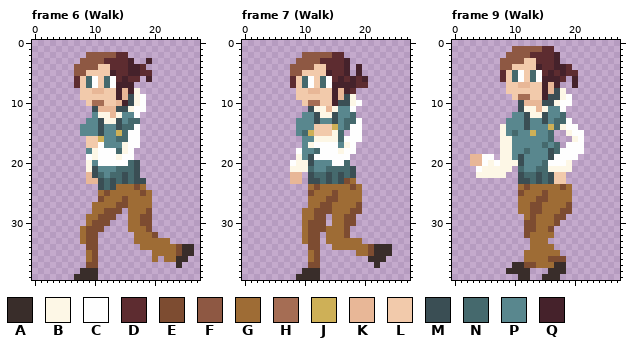
Two states of a pixel-art file, src/Assets/Sprites/robin.aseprite. This is how it looked before the edit.
28x42 pixels, 9 frames. Pixels under 10% opacity are left out. Shown: frame 6 (Walk), frame 7 (Walk), frame 9 (Walk). The old version is drawn lined up with the new one, on the new canvas. The commit also changed other frames, which this record leaves out.
Visible layers, top first: "Near Arm", "Near Leg", "Body", "Head", "Far Arm", "Far Leg".
Palette (. is transparent): A #392d2a  B #fdf7e6  C #fefefe  D #5d2c30  E #7d4c31  F #8e5843  G #9e6c35  H #a56d54  J #ceb057  K #e8b797  L #f2caab  M #3a4e54  N #45696d  P #59878e  Q #45222b
Pixels before, frame 6 (Walk), first column x 7:
 2 ..FFFFFDD...........
 3 .FFFFDDDDQ..Q.......
 4 FFFFLLDDDQQD........
 5 FFLLLLQDDQQDD.......
 6 DLNCLNCDQDD.Q.......
 7 DLNCLNCQQQ..........
 8 .LLKKLLQKQB.........
 9 .LLLLLLQKMBC........
10 ..LHHLLKQMBC........
11 ...MKKKMMBCC........
12 ...PBBKBPPC.........
13 ..PPMBBMPNN.........
14 .PPPMPPMNNC.........
15 .PPPMPPJNCC.........
16 ..LLJPPNNCC.........
17 ..LLCPPPBCC.........
18 ..PBCCCNBC..........
19 ..CBCCCBCC..........
20 ..BPCCCCCNM.........
21 ..BMPPPNNNM.........
22 ..KMNPNNMNM.........
23 ..KKMNMNMNMM........
24 ....MNMGGGEG........
25 ....GEGGGGGEG.......
26 ....EGGGEGGGG.......
27 ...GGGGEEGGGG.......
28 ...GGEEE.GGGE.......
29 ..GGEEE..GGEE.......
30 ..GEEE...GGEE.......
31 .GEEE....GGGE.......
32 .GEE......GGGE......
33 .GEE......GGGGGG....
34 ..EE.......GGGGGGEAA
35 ..GE.........GGGGEAA
36 ..GE.........G.GGAA.
37 ..EE.............A..
38 .AAA................
39 AAAA................
Pixels before, frame 7 (Walk), first column x 8:
 2 ..FFFFFDD........
 3 .FFFFDDDDQ.......
 4 FFFFLLDDDQ.Q.....
 5 FFLLLLQDDQ.Q.....
 6 DLNCLNCDQDQDQ....
 7 DLNCLNCQQQQDD....
 8 .LLKKLLQKQD......
 9 .LLLLLLQKMB......
10 ..LHHLLQMMBC.....
11 ...MBBKBPPC......
12 ..PPMBBMPPN......
13 .PPPMPPMPNNC.....
14 .PPPLLLJPNCC.....
15 .PNJLLLBN.CC.....
16 ..PPBBBBNCCC.....
17 ..PBCCCCPBC......
18 .CPPNCCCBCC......
19 .BPMCCCCCC.......
20 CBBMPPPCCN.......
21 BBBNPPNNNNM......
22 KK.MNNMNMNM......
23 KK.MMNMNMEG......
24 ...GEGGGGGEG.....
25 ...EGGGEGGGG.....
26 ...GGGEEGGGG.....
27 ...GGEEGGGGE.....
28 ..GGEEEGGGEE.....
29 ..GGEE.GGEE......
30 ..GEEE.GGEE......
31 ..GEEEGGGE.......
32 ..GEE.GGGE.......
33 ..GEE.GGGGGG.....
34 ...EE..GGGGGGEAAA
35 ...GE......GGEAAA
36 ...GE........AAA.
37 ...EE.........A..
38 ..AAA............
39 .AAAA............
Pixels before, frame 9 (Walk), first column x 3:
 1 .......FFFFFDD.....
 2 ......FFFFDDDDQ....
 3 .....FFFFLLDDDQ....
 4 .....FFLLLLQDDQQD..
 5 .....DLNCLNCDQDQDD.
 6 .....DLNCLNCQQQD.Q.
 7 ......LLKKLLQKQ..Q.
 8 ......LLLLLLQKMB...
 9 .......LHHLLQMMBC..
10 ........MKKKMMBCC..
11 ........MBBKBPPC...
12 .......PPMBBMPPN...
13 ......PPPMPPMPNNC..
14 .....BPPPMPPPJNBCC.
15 .....BPNPPJPPN..BCC
16 .....BBPPPPPPN...BC
17 .....BBPPPPPNPN.CCC
18 .....BBPPNPPPMNCCCC
19 KKCC.BBPMPPPPMCCCC.
20 KKCBCBBBMPPPNCCCB..
21 .CBBBBB.NPPNNBBBB..
22 .BBBBB..MNNMNMLL...
23 ........MMNMNMLL...
24 ........GEGGGGGEG..
25 ........EGGGEGGGG..
26 ........GGGEEGGGG..
27 ........GGEEGGGGE..
28 ........GGEEGGGEE..
29 .........GEGGGEE...
30 .........EEGGGE....
31 .........EEGGE.....
32 .........EGGGG.....
33 ..........GGG......
34 ..........GGGG.....
35 .........GGGGGG....
36 .........GGGGEEE...
37 .......AAEEGGGAA...
38 ......AAAA...AAA...
39 ........AA..AAA....
The result:
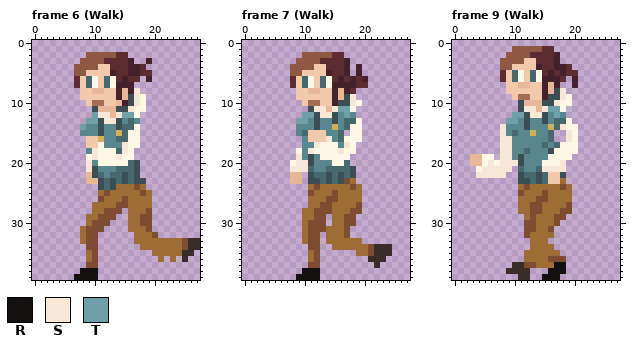
Colours new in this view: R #141010  S #f7e7d6  T #6da0a7
Change:
canvas 28x42 -> 28x40, the old top-left corner now at 0,-2 (the part of the old canvas that was cut away was empty and is not shown)
Changed rows in their new state; - is an unchanged pixel.
Frame 6 (Walk):
first column x 8:
 6 --B--B-----
 7 --B--B-----
 8 ---------S-
 9 ---------SB
10 ---------SB
11 --------SBB
12 --TSS-STTB-
13 -TT-SS---P-
14 T--------B-
15 --------BB-
16 --------BB-
17 ---B---SBB-
18 --SBBB-SB--
19 -BSBBBSBB--
20 -S-BBBBB---
21 -S---------
first column x 7:
33 ----------------GGEAA
34 -----------------GE-A
35 -----------------G---
36 -------------.G.-.---
37 -----------------.---
38 -RRR-----------------
39 RRRR-----------------
Frame 7 (Walk):
first column x 8:
 6 ---B--B-----
 7 ---B--B-----
 9 ----------S-
10 ----------SB
11 ----SS-STTB-
12 --TT-SS--TP-
13 -TT--------B
14 ----MPP---BB
15 ---L--PP--BB
16 ---LLLSP-BBB
17 ---PSBBB-SB-
18 -B-SBBBBSBB-
19 -S--PBBBBB--
20 BSS----BB---
21 SSS---------
first column x 9:
38 -RRR
39 RRRR
Frame 9 (Walk):
first column x 4:
 5 -------B--B-------
 6 -------B--B-------
 8 --------------S---
 9 --------------SB--
10 -------------SBB--
11 --------SS-STTB---
12 ------TT-SS--TP---
13 -----TT--------B--
14 ----S---------SBB-
15 ----S----------SB.
16 ----SS---------S-.
17 ----SS--------BBB.
18 ----SS-------BBBB.
19 -BB-SS------BBBB.-
20 -BSBSSS----BBBS.--
21 BSSSSS-----SSSS.--
22 SSSSS-------L-M---
23 ------------L-G---
first column x 15:
37 --RR
38 -RRR
39 RRR-
Boxes around the changes in both pictures, in picture pixels (x1, y1, x2, y2):
changed: (80, 76, 146, 172)
changed: (152, 238, 200, 268)
changed: (74, 268, 98, 280)
changed: (290, 76, 362, 172)
changed: (296, 268, 320, 280)
changed: (476, 70, 584, 184)
changed: (542, 262, 566, 280)
